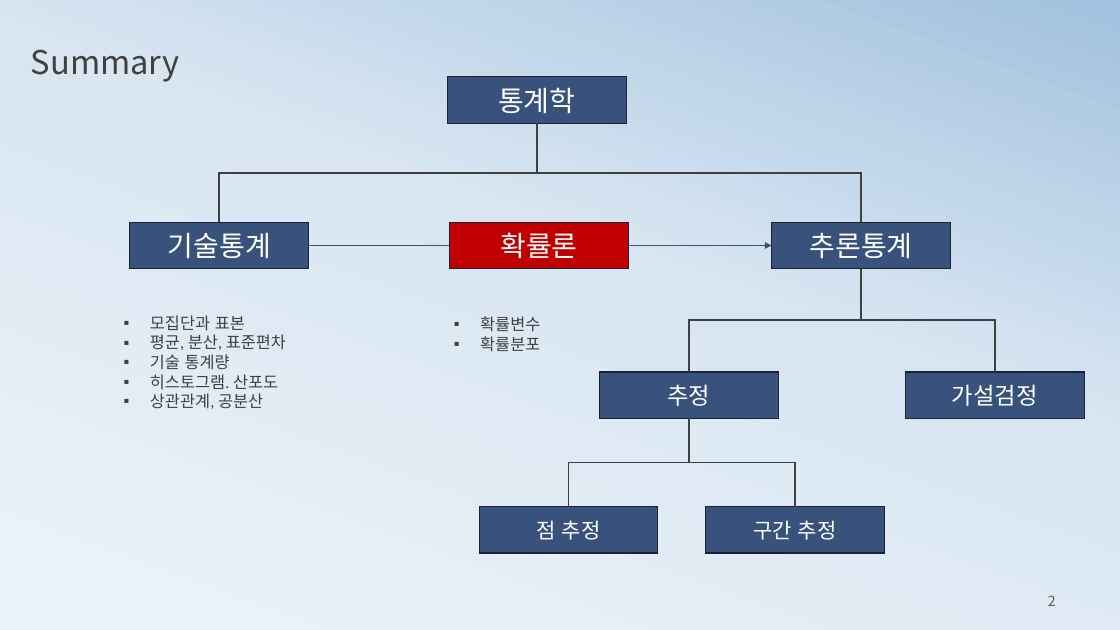
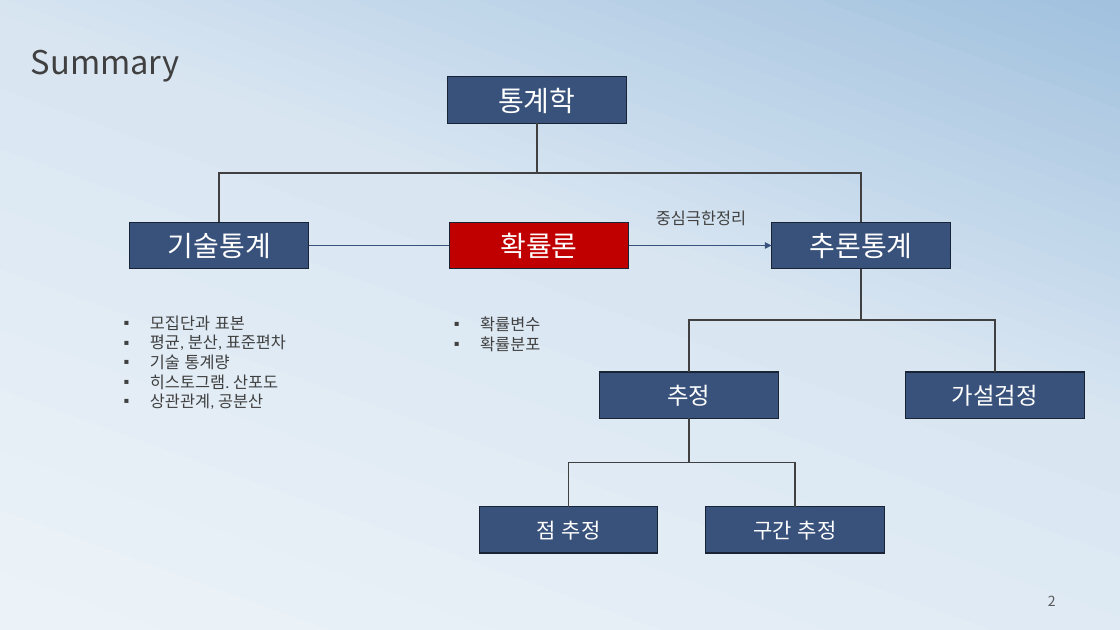
Before and after one commit to ancestor9/mathematics-for-machine-learning, a slide deck: slide 2 of 4_Estimation.pptx. Drawn at 1120x630 pixels with LibreOffice and Linux fonts; fonts in the diff are those of the drawing. Boxes give left, top, right and bottom in pixels: in the first picture for what was removed or moved away, otherwise in the second. Text is boxed around its words. In the diff, an @@ line names an element or a change of style, - is before the commit and + after.

```diff
--- a/4_Estimation.pptx
+++ b/4_Estimation.pptx
@@ text added at box(656, 210, 746, 226), 14 pt, text #404040 @@
+중심극한정리
```
Also in this commit, not shown: 1 other slide changed, 1 slide added, 2 other files.
